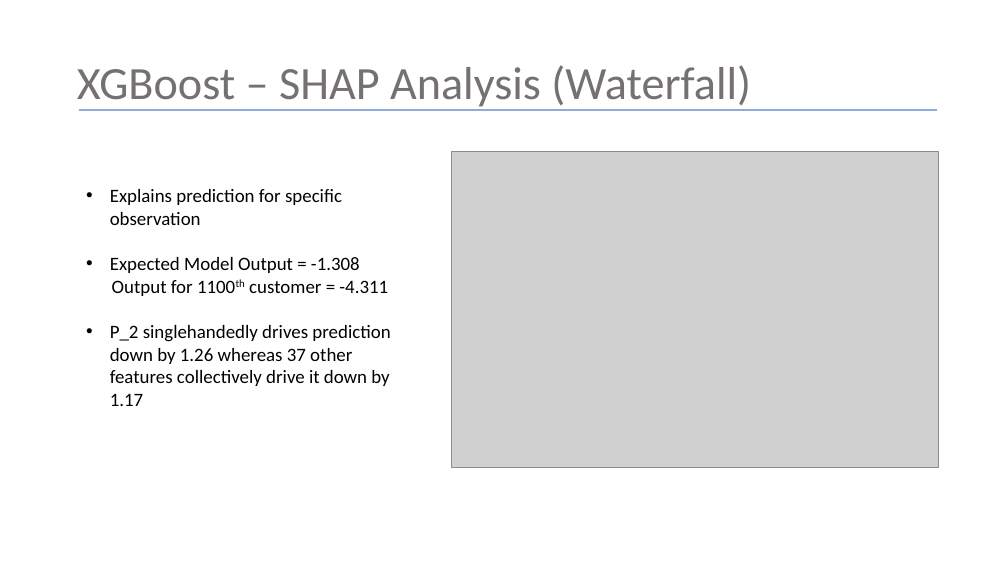
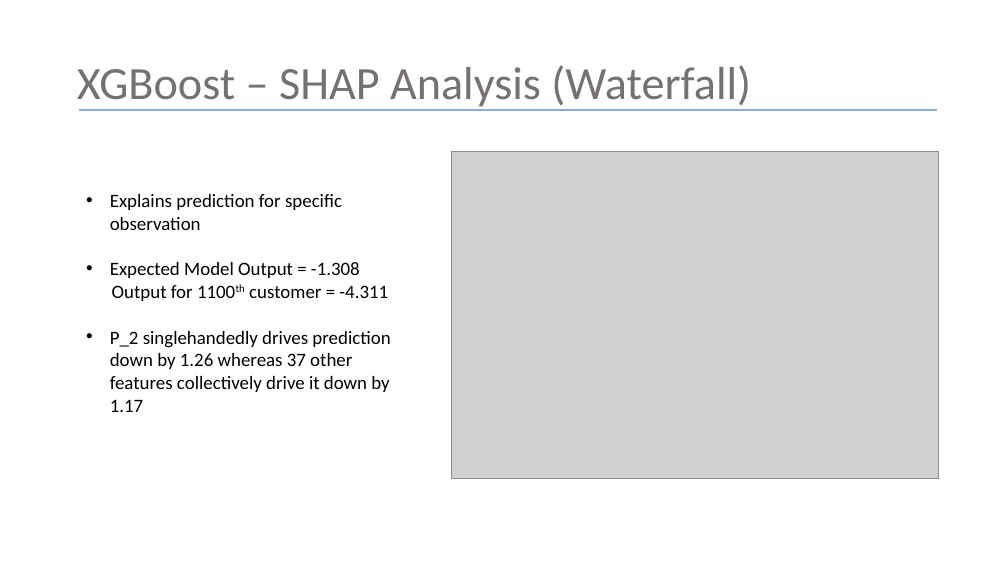
Before and after one commit to Shritej24c/Credit-Default-Pred, a slide deck: slide 12 of Credit Default Risk.pptx. Drawn at 1008x567 pixels with LibreOffice and Linux fonts; fonts in the diff are those of the drawing; grey boxes stand for pictures. Boxes give left, top, right and bottom in pixels: in the first picture for what was removed or moved away, otherwise in the second. Text is boxed around its words. In the diff, an @@ line names an element or a change of style, - is before the commit and + after.

```diff
--- a/Credit Default Risk.pptx
+++ b/Credit Default Risk.pptx
@@ picture: place and size @@
-picture at [451, 152, 938, 467]
+picture at [451, 152, 938, 479]
@@ text "Explains prediction for specific observation": place and size @@
-text "Explains prediction for specific observation" at [110, 189, 390, 406]
+text "Explains prediction for specific observation" at [110, 194, 390, 412]
```
Also in this commit, not shown: 13 other slides changed.
